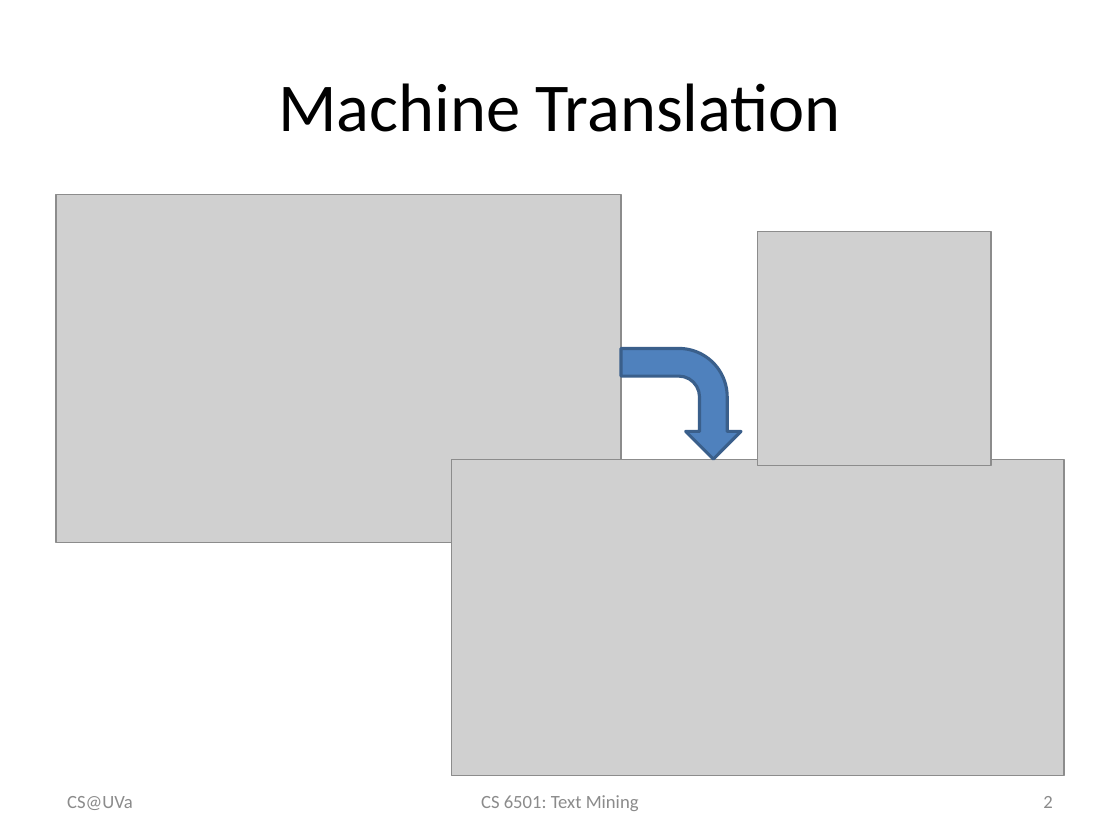
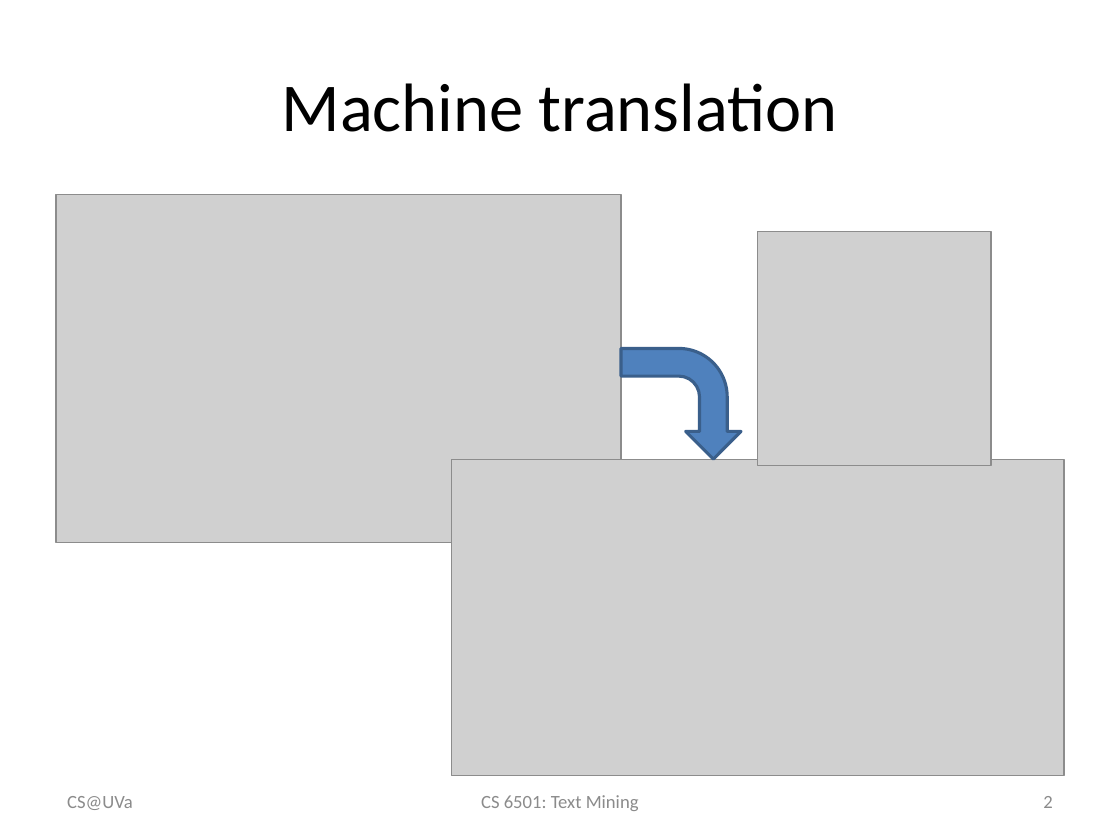
Before and after one commit to wang296/CS6501-Text-Mining, a slide deck: slide 2 of docs/StatisticalMachineTranslation.pptx. Drawn at 1120x840 pixels with LibreOffice and Linux fonts; fonts in the diff are those of the drawing; grey boxes stand for pictures. Boxes give left, top, right and bottom in pixels: in the first picture for what was removed or moved away, otherwise in the second. Text is boxed around its words. In the diff, an @@ line names an element or a change of style, - is before the commit and + after.

```diff
--- a/docs/StatisticalMachineTranslation.pptx
+++ b/docs/StatisticalMachineTranslation.pptx
@@ title at [282, 83, 838, 132]: text changed @@
-Machine Translation
+Machine translation
```
Also in this commit, not shown: 1 other slide changed, 6 other files.
